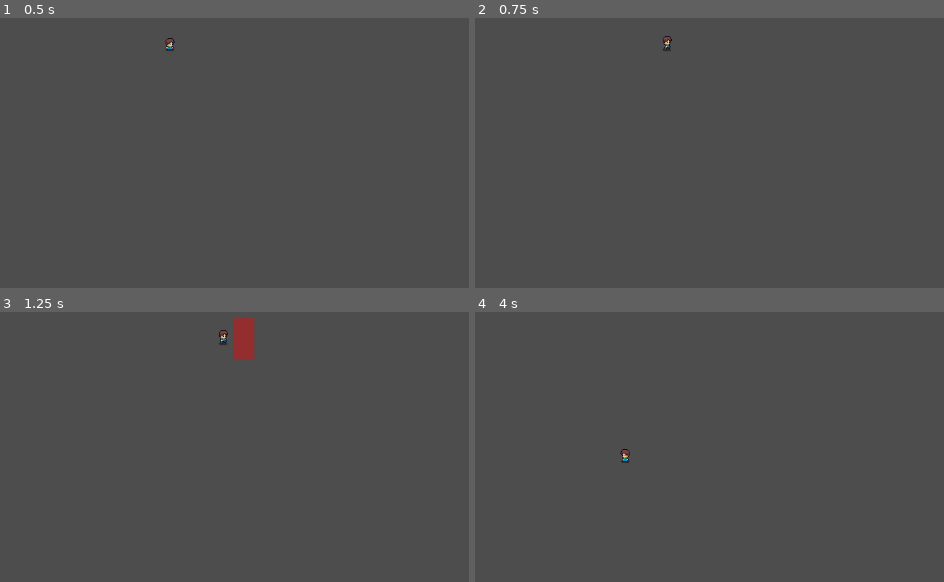
Above: before the commit, frames 1-4 (two rows, left to right).
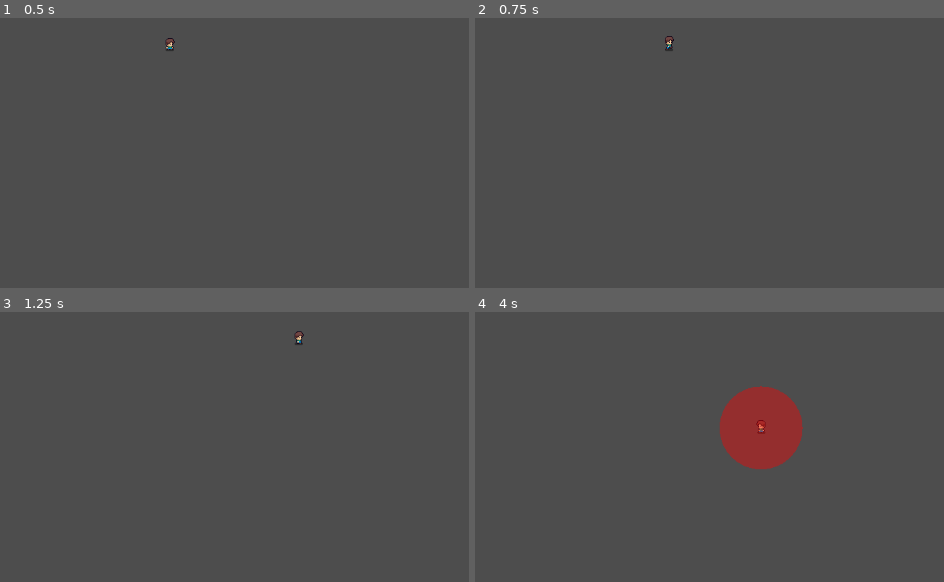
Above: after the commit, the same moments.

Repository: MuriloGurski/TowerofArcannon
Game: Godot game, scene res://main.tscn
The game is run twice, just before and just after one commit, with the same random seed, the same clock (stepped at 60 frames per second) and the same inputs.
Inputs (mouse positions are in pixels of both pictures, inside the frame that each line leads up to):
- Up to frame 1 (0.5 s): no input
- Up to frame 2 (0.75 s): tap Enter at 0.5 s; move the mouse to (840, 45) at 0.52 s; hold D (right) from 0.53 s (still down); click (840, 45) at 0.6 s
- Up to frame 3 (1.25 s): keep holding D (right)
- Up to frame 4 (4 s): move the mouse to (503, 382) at 1.27 s; release D (right) at 1.28 s; hold S (down) 1.28-2.03 s; click (503, 382) at 1.35 s; tap Space (dodge) at 2, 2.1 s; move the mouse to (outside the picture) at 2.02 s; hold D (right) 2.03-2.78 s; click (outside the picture) at 2.3 s; move the mouse to (625, 449) at 2.77 s; hold W (up) 2.78-3.53 s; right-click (625, 449) at 2.85 s; click (625, 449) at 3.05 s; move the mouse to (901, 428) at 3.52 s; hold A (left) from 3.53 s (still down); tap R (special) at 3.6 s; click (901, 428) at 3.8 s

Frame 1 is identical in both runs. In frame 2, less than 0.1% of the frame differs, in the area x 40-43%, y 6-13%; in frame 3, 0.9%; in frame 4, 4.4%, in the area x 30-70%, y 27-59%.

Commit message:
Bug Fixing on Attack functions

Diff:
--- a/abilities/attack/swordslash_ability.gd
+++ b/abilities/attack/swordslash_ability.gd
@@ -3,8 +3,8 @@
 @export var is_projectile : bool
 
 @export var damage := 500.0
-@export var startup := 0.25
-@export var active_time := 0.1
+@export var startup := 0.1
+@export var active_time := 0.2
 @export var speed_multiplier := 0.3
 
 @export var hitbox_shape : Shape2D
--- a/abilities/attack/swordslash_ability.tres
+++ b/abilities/attack/swordslash_ability.tres
@@ -7,7 +7,7 @@
 
 [resource]
 script = ExtResource("1_hrfo8")
-active_time = 0.5
+active_time = 0.1
 hitbox_shape = SubResource("RectangleShape2D_ua6cf")
 hitbox_offset = 30.0
 ability_name = "Sword Slash"
--- a/player/player.gd
+++ b/player/player.gd
@@ -115,12 +115,12 @@
 	var attack_direction := (get_global_mouse_position() - global_position).normalized()
 	var hitbox_position : Vector2 = attack_direction * attack.hitbox_offset
 
-	await attack_startup(attack.startup)
-
 	if attack.is_projectile:
 		pass
 	else:
 		await create_hitbox(attack.hitbox_shape,hitbox_position,attack.active_time,attack_direction.angle())
+
+	finish_attack()
 
 
 func second_attack(attack : Ability) -> void:
@@ -130,12 +130,12 @@
 	var attack_direction := (get_global_mouse_position() - global_position).normalized()
 	var hitbox_position : Vector2 = attack_direction * attack.hitbox_offset2
 
-	await attack_startup(attack.startup2)
-
 	if attack.is_projectile:
 		pass
 	else:
 		await create_hitbox(attack.hitbox_shape2,hitbox_position,attack.active_time2,attack_direction.angle())
+
+		finish_attack()
 
 func attack_startup(startup : float):
 	await get_tree().create_timer(startup).timeout
@@ -172,12 +172,9 @@
 
 	var visual = create_hitbox_visual(shape)
 	hitbox.add_child(visual)
-
 	await get_tree().create_timer(active_time).timeout
-
 	hitbox.queue_free()
 
-	finish_attack()
 
 #----------------------------------------#
 #	     		SPECIAL 			 	 #
